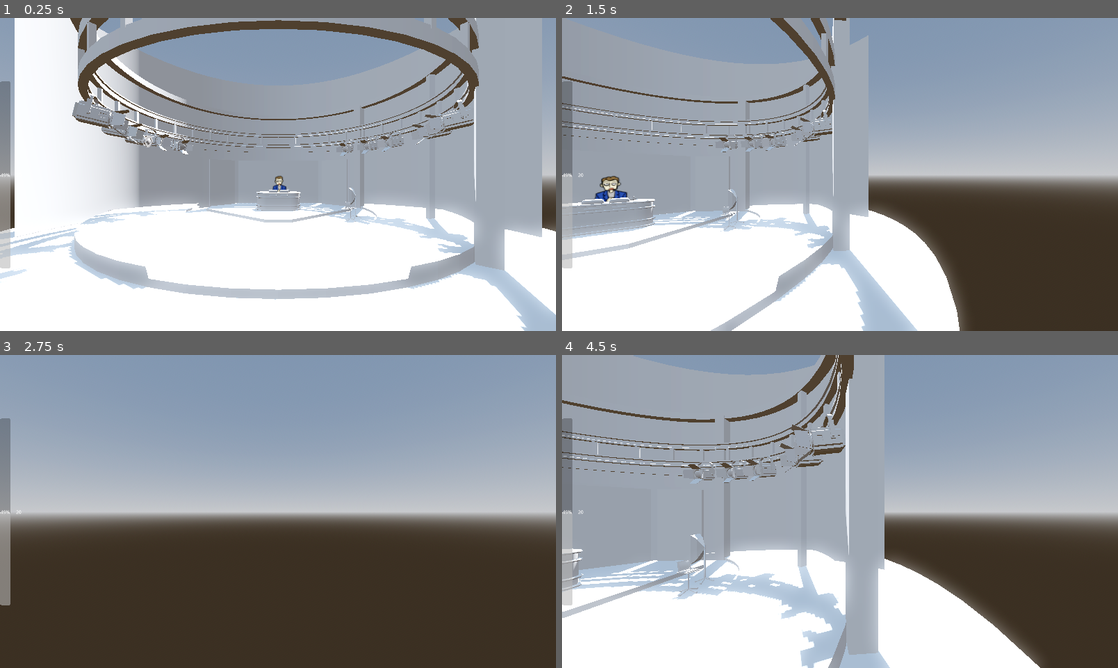
Above: before the commit, frames 1-4 (two rows, left to right).
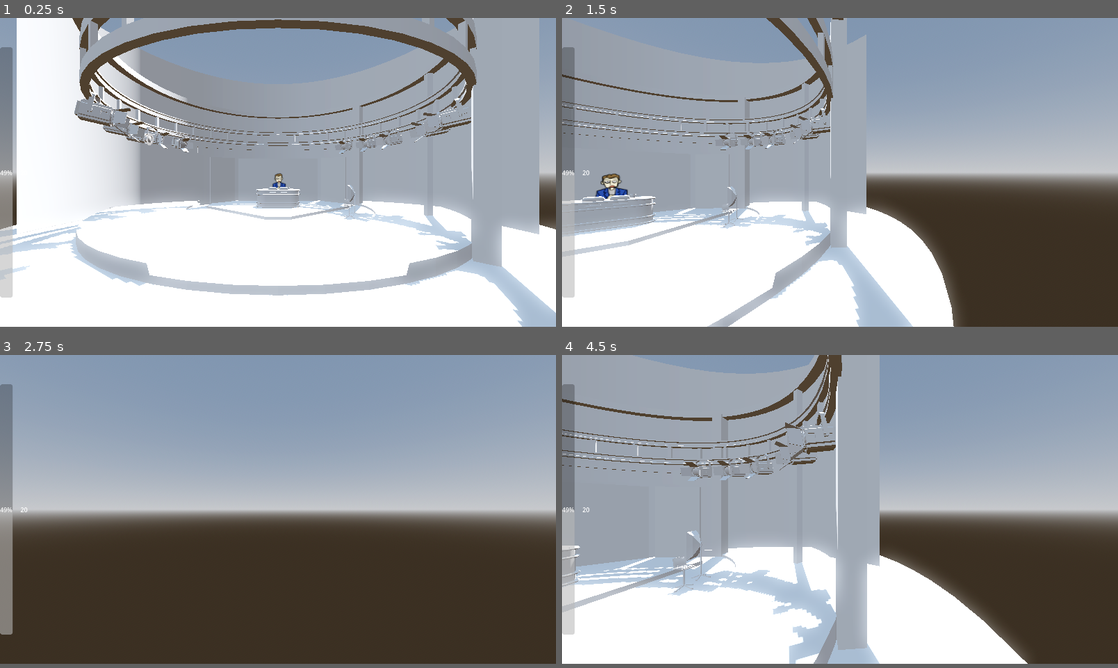
Above: after the commit, the same moments.

Repository: RyujinDraknir/GGJ-2024
Game: Godot game, scene res://scenes/main.tscn
Same seed, same stepped clock (60 frames per second), same inputs: the game is played once before the commit and once after it.
Inputs (mouse positions are in pixels of both pictures, inside the frame that each line leads up to):
- Up to frame 1 (0.25 s): no input
- Up to frame 2 (1.5 s): move the mouse to (867, 174) at 0.52 s; press the mouse at (867, 174) at 0.53 s; hold D (right) 0.53-1.28 s; move the mouse to (812, 174) at 1.27 s; release the mouse at (812, 174) at 1.28 s; hold A (left) from 1.28 s (still down); tap V (bad) at 1.35 s
- Up to frame 3 (2.75 s): click (250, 511) at 1.55 s; move the mouse to (289, 505) at 2.02 s; release A (left) at 2.03 s; press the mouse at (289, 505) at 2.03 s; hold D (right) from 2.03 s (still down); tap N (good) at 2.1 s
- Up to frame 4 (4.5 s): tap Enter at 2.75 s; move the mouse to (834, 517) at 2.77 s; release the mouse at (834, 517) at 2.78 s; tap B (neutral) at 2.85 s; click (834, 517) at 3.05 s; move the mouse to (878, 514) at 3.52 s; release D (right) at 3.53 s; press the mouse at (878, 514) at 3.53 s; hold A (left) from 3.53 s (still down); move the mouse to (795, 508) at 4.27 s; release the mouse at (795, 508) at 4.28 s; click (795, 508) at 4.35 s
In our replay, the window is 800x450 before the commit and 800x444 after it. These sizes can differ from the game's own. Grey fills any space a smaller window leaves; there, only what the larger window draws over its background counts as a difference.

The runs differ from the first frame. In frame 1, 11% of the frame differs, in the area x 0-100%, y 0-100%; in frame 2, 8.5%; in frame 3, 2.7%; in frame 4, 12%.

Commit message:
add other camera sounds

Diff:
--- a/project.godot
+++ b/project.godot
@@ -17,9 +17,8 @@
 
 [display]
 
-window/size/viewport_width=1920
-window/size/viewport_height=1080
-window/size/mode=3
+window/size/viewport_width=1440
+window/size/viewport_height=800
 window/stretch/mode="viewport"
 window/stretch/aspect="expand"
 
--- a/scripts/player.gd
+++ b/scripts/player.gd
@@ -11,15 +11,15 @@
 
 const BASE_AUDIO_PATH : String = "res://assets/sounds/camera/"
 
-const SENS_SPEED = 3.0
-const ZOOM_SENS_SPEED = 2.0
+#const SENS_SPEED = 3.0
+#const ZOOM_SENS_SPEED = 2.0
 const LERP_ZOOM_SENS_SPEED = 0.5
 const LERP_ZOOM_SPEED = 9.0
 const CAMERA_ROTATION_OPTIONS : int = 8
 const CAMERA_TURN_ANGLE_DEGREES = 360 / CAMERA_ROTATION_OPTIONS
 #duration in seconds
 const ROTATION_DURATION : float = 0.4
-const SCENE_BOUNDARY : float = 500.0
+const SCENE_BOUNDARY : float = 5.0
 const BASE_CAMERA_POS : Vector3 = Vector3(0,0,0)
 
 var targetRotation : Vector3
@@ -27,6 +27,9 @@
 var lastMousePosition : Vector2
 var zoom : bool
 var willZoom : bool
+var canZoom : bool = false
+
+var isCameraMoving : bool = false
 
 var gravity = ProjectSettings.get_setting("physics/3d/default_gravity")
 
@@ -36,13 +39,15 @@
 func _input(event):
 	if event is InputEventMouseMotion and zoom :
 		lastMousePosition = event.relative
-		lastMousePosition = clamp(lastMousePosition, Vector2(-SCENE_BOUNDARY,-SCENE_BOUNDARY), Vector2(SCENE_BOUNDARY,SCENE_BOUNDARY))
+		isCameraMoving = round(lastMousePosition.x) == round(event.relative.x) && round(lastMousePosition.y) == round(event.relative.y)
+		#lastMousePosition = clamp(lastMousePosition, Vector2(-SCENE_BOUNDARY,-SCENE_BOUNDARY), Vector2(SCENE_BOUNDARY,SCENE_BOUNDARY))
 
 func _process(delta):
 	willZoom = Input.is_action_pressed("zoom")
 	if !zoom && willZoom :
 		Input.warp_mouse(Vector2(0,0))
 		lastMousePosition = Vector2(0,0)
+		playAudio(6, "Zoom caméra  ")
 	zoom =  willZoom
 
 	if Input.is_action_just_pressed("add"):
@@ -59,20 +64,21 @@
 		state_component.state_is_good()
 
 	var canRotate = round(rad_to_deg(targetRotation.y)) == round(pivot.rotation_degrees.y)
-	if canRotate:
+	print(isCameraMoving)
+	if (canRotate && canZoom && !isCameraMoving):
 		audio_stream.stop()
+	if(!canZoom) :
+		playAudio(5, "Zoom caméra ")
+	if(isCameraMoving && !audio_stream.playing) :
+		playAudio(4, "Zoom mouv cam ")
 	if canRotate && Input.is_action_just_pressed("left"):
 		targetRotation = pivot.rotation
 		targetRotation.y += deg_to_rad(CAMERA_TURN_ANGLE_DEGREES)
-		var audioIndex = randi_range(1, 4)
-		audio_stream.stream = load(BASE_AUDIO_PATH + "Rail cam " + str(audioIndex) + ".wav")
-		audio_stream.play()
+		playAudio(4, "Rail cam ")
 	if canRotate && Input.is_action_just_pressed("right"):
 		targetRotation = pivot.rotation
 		targetRotation.y -= deg_to_rad(CAMERA_TURN_ANGLE_DEGREES)
-		var audioIndex = randi_range(1, 4)
-		audio_stream.stream = load(BASE_AUDIO_PATH + "Rail cam " + str(audioIndex) + ".wav")
-		audio_stream.play()
+		playAudio(4, "Rail cam ")
 
 	var tween = get_tree().create_tween()
 	tween.tween_property(pivot, "rotation", targetRotation, ROTATION_DURATION)
@@ -84,23 +90,15 @@
 
 		camera.position.y = lerp(camera.position.y, -lastMousePosition.y, delta*LERP_ZOOM_SENS_SPEED)
 		camera.position.x = lerp(camera.position.x, lastMousePosition.x, delta*LERP_ZOOM_SENS_SPEED)
+		camera.position.y = clamp(camera.position.y, -1, SCENE_BOUNDARY)
+		camera.position.x = clamp(camera.position.x, -SCENE_BOUNDARY, SCENE_BOUNDARY)
 	else:
 		camera.position = lerp(camera.position,BASE_CAMERA_POS,delta*LERP_ZOOM_SPEED)
-		#print("pas zoomed")
-		#rotate_y(deg_to_rad(-input_dir.x*SENS_SPEED))
-		#pivot.rotate_x(deg_to_rad(-input_dir.y*SENS_SPEED))
+	var cameraZPos = round(camera.position.z)
+	canZoom = (cameraZPos == -10 || cameraZPos == 0) && !cameraZPos > 0
 
-	#pivot.rotation.x = clamp(pivot.rotation.x,deg_to_rad(0),deg_to_rad(50))
-
-	#if raycast.is_colliding():
-		#if raycast.get_collider().is_in_group("scene"):
-			#print("scene detected")
-		#else:
-			#print("not a scene")
-	#else:
-		#print("not colliding")
-	move_and_slide()
-
-enum TypeBarre {
-	Barre, Beurre
-}
+func playAudio(nbOptions : int, fileName : String):
+	audio_stream.stop()
+	var audioIndex = randi_range(1, nbOptions)
+	audio_stream.stream = load(BASE_AUDIO_PATH + fileName + str(audioIndex) + ".wav")
+	audio_stream.play()
Not shown, changed: assets/sounds/camera/Zoom caméra 1.wav.import
Not shown, changed: assets/sounds/camera/Zoom caméra 2.wav.import
Not shown, changed: assets/sounds/camera/Zoom caméra 3.wav.import
Not shown, changed: assets/sounds/camera/Zoom caméra 4.wav.import
Not shown, changed: assets/sounds/camera/Zoom caméra 5.wav.import
Not shown, removed: assets/sounds/camera/Zoom caméra 6.wav.import
Not shown, added: assets/sounds/camera/Zoom mouv cam 1.wav.import
Not shown, changed: assets/sounds/camera/Zoom mouv cam 2.wav.import
Not shown, changed: assets/sounds/camera/Zoom mouv cam 3.wav.import
Not shown, changed: assets/sounds/camera/Zoom mouv cam 4.wav.import
Not shown, removed: assets/sounds/camera/Zoom mouv cam 5.wav.import
Not shown, removed: assets/sounds/camera/Zoom mouv caméra 1.wav.import
(and 8 more such lines)
